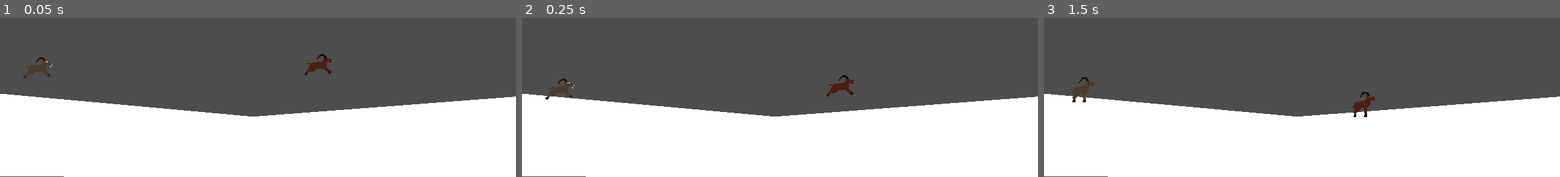
Above: before the commit, frames 1-3 (left to right).
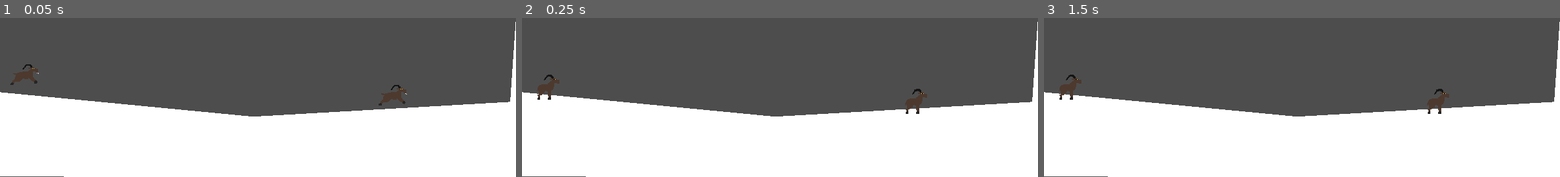
Above: after the commit, the same moments.

Repository: beyarkay/goat-game
Game: Godot game, scene res://levels/combat_test_level.tscn
The game is run twice, just before and just after one commit, with the same random seed, the same clock (stepped at 60 frames per second) and the same inputs. This scene is started directly instead of the project's main scene.
Inputs:
- Up to frame 1 (0.05 s): no input
- Up to frame 2 (0.25 s): no input
- Up to frame 3 (1.5 s): tap Enter at 0.5 s; tap Space at 1.25 s

The runs differ from the first frame. In frame 1, 2.2% of the frame differs, in the area x 0-100%, y 2-62%; in frame 2, 2.3%; in frame 3, 2.3%, in the area x 0-100%, y 2-63%.

Commit message:
🐐 Add charge attack that happens when player sustains max speed for certain time
🐐 Set box animation to not loop

Diff:
--- a/levels/combat_test_level.tscn
+++ b/levels/combat_test_level.tscn
@@ -11,13 +11,12 @@
 metadata/_edit_group_ = true
 
 [node name="CollisionPolygon2D" type="CollisionPolygon2D" parent="StaticBody2D3" groups=["ground"]]
-polygon = PackedVector2Array(-83.8487, 451, 514.205, 505, 1109.23, 460, 1109.23, 641, -80.818, 639)
+polygon = PackedVector2Array(-83.8487, 451, -79.8078, 254, -60.6135, 450, 514.205, 505, 1094.07, 472, 1107.21, 282, 1109.23, 641, -80.818, 639)
 script = ExtResource("1_atsoa")
 
 [node name="goat" parent="." instance=ExtResource("2_13alk")]
-position = Vector2(83, 406)
+position = Vector2(54, 421)
 
 [node name="goat2" parent="." instance=ExtResource("2_13alk")]
-modulate = Color(1, 0.509804, 0.435294, 1)
-position = Vector2(710, 399)
+position = Vector2(876, 467)
 player = 2
--- /dev/null
+++ b/scenes/box.tscn
@@ -0,0 +1,74 @@
+[gd_scene load_steps=12 format=3 uid="uid://egnyu2rymyr1"]
+
+[ext_resource type="Script" path="res://scenes/box.gd" id="1_srule"]
+[ext_resource type="Texture2D" path="res://assets/box.png" id="2_d7y46"]
+
+[sub_resource type="PhysicsMaterial" id="PhysicsMaterial_efuqf"]
+friction = 0.52
+bounce = 0.55
+
+[sub_resource type="AtlasTexture" id="AtlasTexture_pfc7g"]
+atlas = ExtResource("2_d7y46")
+region = Rect2(8, 30, 51, 36)
+
+[sub_resource type="AtlasTexture" id="AtlasTexture_vpahf"]
+atlas = ExtResource("2_d7y46")
+region = Rect2(72, 30, 51, 36)
+
+[sub_resource type="AtlasTexture" id="AtlasTexture_dsc5l"]
+atlas = ExtResource("2_d7y46")
+region = Rect2(136, 30, 51, 36)
+
+[sub_resource type="AtlasTexture" id="AtlasTexture_rd5d1"]
+atlas = ExtResource("2_d7y46")
+region = Rect2(8, 92, 51, 36)
+
+[sub_resource type="AtlasTexture" id="AtlasTexture_1s3kr"]
+atlas = ExtResource("2_d7y46")
+region = Rect2(72, 92, 51, 36)
+
+[sub_resource type="AtlasTexture" id="AtlasTexture_6ngax"]
+atlas = ExtResource("2_d7y46")
+region = Rect2(136, 92, 51, 36)
+
+[sub_resource type="SpriteFrames" id="SpriteFrames_doab8"]
+animations = [{
+"frames": [{
+"duration": 1.0,
+"texture": SubResource("AtlasTexture_pfc7g")
+}, {
+"duration": 1.0,
+"texture": SubResource("AtlasTexture_vpahf")
+}, {
+"duration": 1.0,
+"texture": SubResource("AtlasTexture_dsc5l")
+}, {
+"duration": 1.0,
+"texture": SubResource("AtlasTexture_rd5d1")
+}, {
+"duration": 1.0,
+"texture": SubResource("AtlasTexture_1s3kr")
+}, {
+"duration": 1.0,
+"texture": SubResource("AtlasTexture_6ngax")
+}],
+"loop": false,
+"name": &"breaking",
+"speed": 14.0
+}]
+
+[sub_resource type="RectangleShape2D" id="RectangleShape2D_ktjo6"]
+size = Vector2(31, 29)
+
+[node name="box" type="RigidBody2D"]
+mass = 0.1
+physics_material_override = SubResource("PhysicsMaterial_efuqf")
+script = ExtResource("1_srule")
+
+[node name="sprite" type="AnimatedSprite2D" parent="."]
+sprite_frames = SubResource("SpriteFrames_doab8")
+animation = &"breaking"
+
+[node name="collider" type="CollisionShape2D" parent="."]
+position = Vector2(-1.5, 0.5)
+shape = SubResource("RectangleShape2D_ktjo6")
--- a/scenes/goat.gd
+++ b/scenes/goat.gd
@@ -8,10 +8,17 @@
 @export var jump_vel: float = -750.0
 @export var run_acc: float = 30.0
 @export var run_dec: float = 70.0
-@export var max_hor_vel: float = 700.0
+@export var max_hor_vel: float = 600
 
 @export_category("Inputs")
 @export var input_buffer_duration: float = 0.15
+
+@export_category("Attacks")
+@export var charge_damage: float = 100
+@export var charge_vel_threshold: float = max_hor_vel
+@export var charge_buildup_time: float = 0.5
+@onready var charge_timeout: Timer = $charge_timeout as Timer
+var charging: bool = false
 
 # constants
 const MIN_ANIMATED_RUN_SPEED: float = 2.0 # speed below which we do not animate
@@ -28,6 +35,7 @@
 
 func _ready() -> void:
 	input_buffer_timeout.wait_time = input_buffer_duration
+	charge_timeout.wait_time = charge_buildup_time
 
 func find_ground():
 	# scan down to find first colliding object in "ground" group;
@@ -59,24 +67,39 @@
 	else:
 		velocity.x = move_toward(velocity.x, 0, run_dec)
 
+	if abs(velocity.x) == charge_vel_threshold && on_floor:
+		if charge_timeout.time_left == 0:
+			charge_timeout.start()
+	else:
+		charge_timeout.stop()
+		charging = false
+
 	move_and_slide()
 
 func _process(_delta: float) -> void:
 	# animate sprite based on current movement direction
 	if velocity.length() > MIN_ANIMATED_RUN_SPEED:
-		sprite.play("running")
+		if charging:
+			sprite.play("charging")
+		else:
+			sprite.play("running")
 	else:
 		sprite.play("idle")
 
 func _on_input_buffer_timeout_timeout() -> void:
 	input_buffer = null
 
+func _on_area_2d_body_entered(body):
+	if (body.is_in_group("player") && body.player == self.player || !body.has_method("hit")):
+		return
+	if (charging):
+		body.hit(charge_damage)
+
 func hit(damage: float) -> void:
 	print(self, " has taken ", damage, " damage")
 	pass
 
-func _on_area_2d_body_entered(body):
-	if (body.is_in_group("player") && body.player == self.player):
-		return
-	if (body.has_method("hit")):
-		body.hit(1)
+
+func _on_charge_timeout_timeout() -> void:
+	print("charge ready")
+	charging = true
--- a/scenes/goat.tscn
+++ b/scenes/goat.tscn
@@ -1,12 +1,25 @@
-[gd_scene load_steps=17 format=3 uid="uid://bgfo3l08bifum"]
+[gd_scene load_steps=21 format=3 uid="uid://bgfo3l08bifum"]
 
 [ext_resource type="Script" path="res://scenes/goat.gd" id="1_2in7i"]
+[ext_resource type="Texture2D" uid="uid://ypx8ekjf3e6v" path="res://assets/goat/spritesheets/charge.png" id="2_srj55"]
 [ext_resource type="Texture2D" uid="uid://dml3t6s147ax" path="res://assets/goat/spritesheets/idle.png" id="2_t8pnn"]
 [ext_resource type="Texture2D" uid="uid://daaa5n1pvsgys" path="res://assets/goat/spritesheets/running.png" id="3_ctjsc"]
 
 [sub_resource type="CapsuleShape2D" id="CapsuleShape2D_01sup"]
 radius = 12.0
 height = 34.0
+
+[sub_resource type="AtlasTexture" id="AtlasTexture_rclbf"]
+atlas = ExtResource("2_srj55")
+region = Rect2(0, 0, 64, 64)
+
+[sub_resource type="AtlasTexture" id="AtlasTexture_j0nai"]
+atlas = ExtResource("2_srj55")
+region = Rect2(64, 0, 64, 64)
+
+[sub_resource type="AtlasTexture" id="AtlasTexture_0o06b"]
+atlas = ExtResource("2_srj55")
+region = Rect2(128, 0, 64, 64)
 
 [sub_resource type="AtlasTexture" id="AtlasTexture_ediec"]
 atlas = ExtResource("2_t8pnn")
@@ -46,6 +59,20 @@
 
 [sub_resource type="SpriteFrames" id="SpriteFrames_au2ay"]
 animations = [{
+"frames": [{
+"duration": 1.0,
+"texture": SubResource("AtlasTexture_rclbf")
+}, {
+"duration": 1.0,
+"texture": SubResource("AtlasTexture_j0nai")
+}, {
+"duration": 1.0,
+"texture": SubResource("AtlasTexture_0o06b")
+}],
+"loop": true,
+"name": &"charging",
+"speed": 18.0
+}, {
 "frames": [{
 "duration": 1.0,
 "texture": SubResource("AtlasTexture_ediec")
@@ -96,7 +123,6 @@
 script = ExtResource("1_2in7i")
 player = 1
 jump_vel = -550.0
-max_hor_vel = 600.0
 metadata/_edit_group_ = true
 
 [node name="collider" type="CollisionShape2D" parent="."]
@@ -107,7 +133,7 @@
 position = Vector2(1, -3)
 sprite_frames = SubResource("SpriteFrames_au2ay")
 animation = &"idle"
-frame_progress = 0.86519
+frame_progress = 0.341124
 
 [node name="floor_test" type="ShapeCast2D" parent="."]
 shape = SubResource("SegmentShape2D_er8hu")
@@ -116,6 +142,9 @@
 [node name="input_buffer_timeout" type="Timer" parent="."]
 autostart = true
 
+[node name="charge_timeout" type="Timer" parent="."]
+wait_time = 0.5
+
 [node name="attack_area" type="Area2D" parent="."]
 
 [node name="attack_collider" type="CollisionShape2D" parent="attack_area"]
@@ -123,4 +152,5 @@
 shape = SubResource("RectangleShape2D_408vh")
 
 [connection signal="timeout" from="input_buffer_timeout" to="." method="_on_input_buffer_timeout_timeout"]
+[connection signal="timeout" from="charge_timeout" to="." method="_on_charge_timeout_timeout"]
 [connection signal="body_entered" from="attack_area" to="." method="_on_area_2d_body_entered"]
Binary file added: assets/goat/spritesheets/charge.png
Not shown, added: assets/goat/spritesheets/charge.png.import
Not shown, added: assets/goat/pixil_animations/charge.pixil
